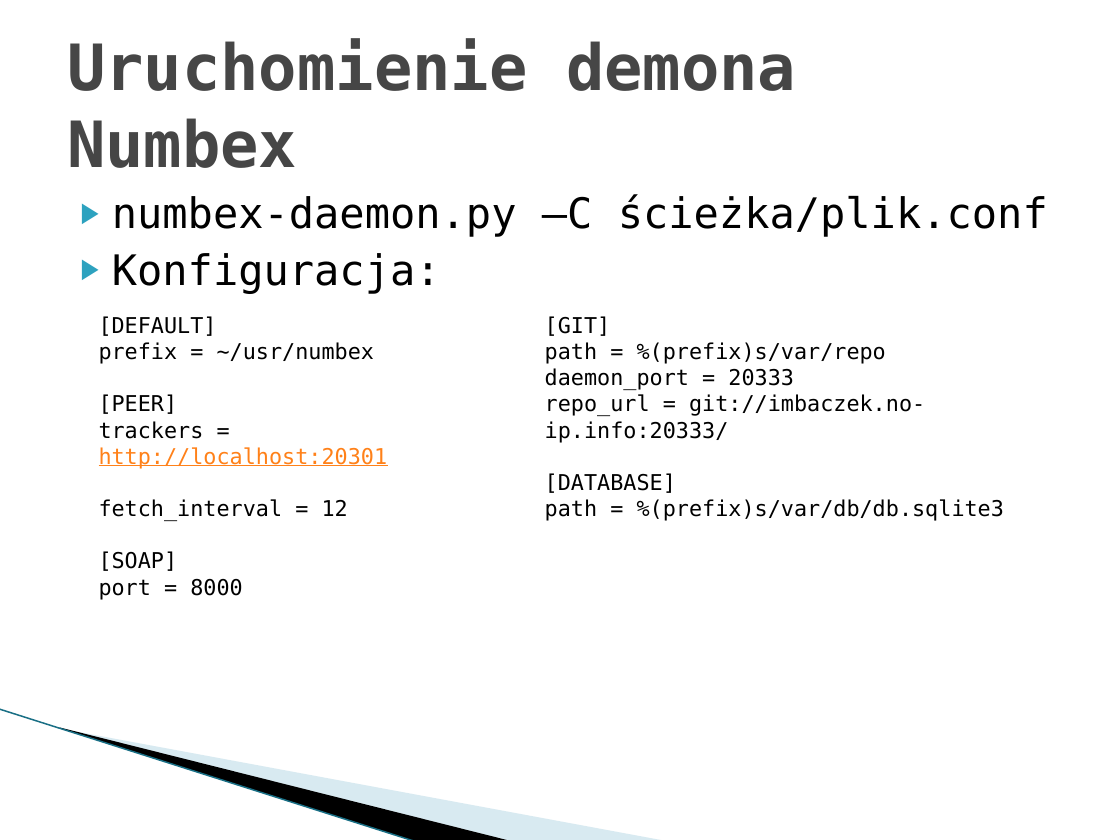
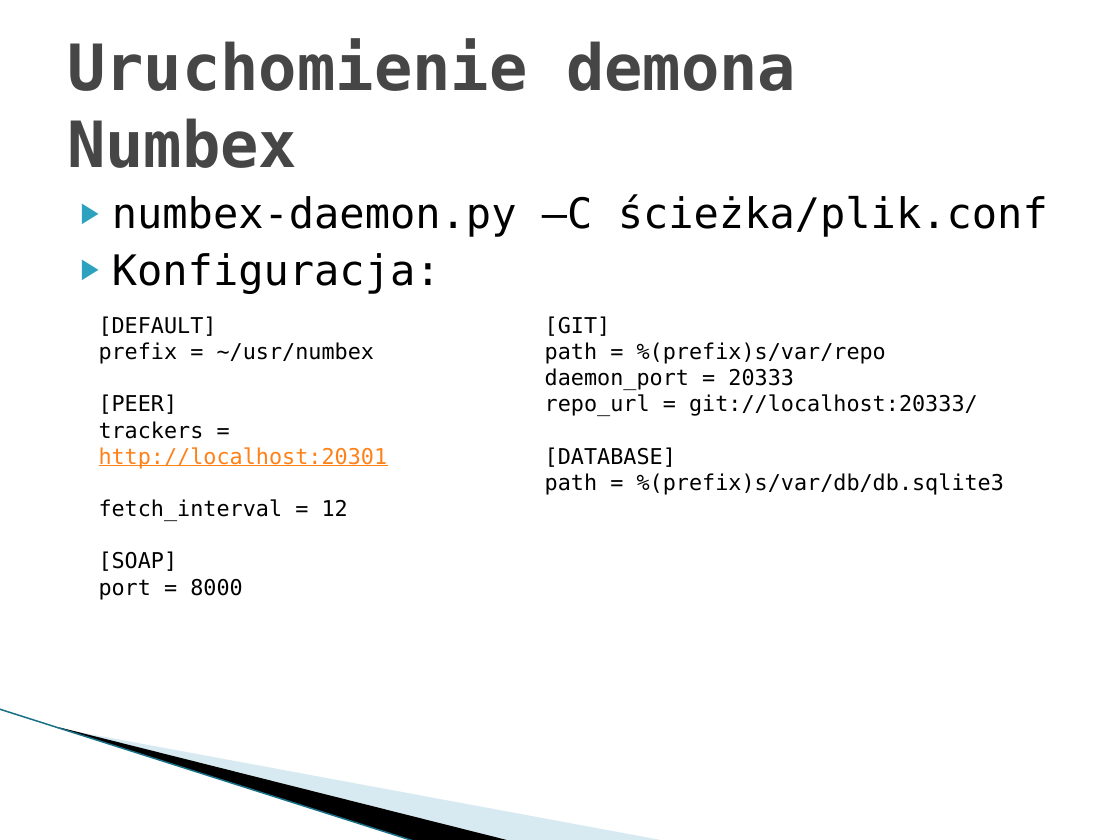
Before and after one commit to imbaczek/numbex, a slide deck: slide 25 of docs/NumbexFinalPresentation.pptx. Drawn at 1120x840 pixels with LibreOffice and Linux fonts; fonts in the diff are those of the drawing; background and template pictures are left out. Boxes give left, top, right and bottom in pixels: in the first picture for what was removed or moved away, otherwise in the second. Text is boxed around its words. In the diff, an @@ line names an element or a change of style, - is before the commit and + after.

```diff
--- a/docs/NumbexFinalPresentation.pptx
+++ b/docs/NumbexFinalPresentation.pptx
@@ text at <box>545,394,978,416</box>: text changed @@
-repo_url = git://imbaczek.no-ip.info:20333/
+repo_url = git://localhost:20333/
```
Also in this commit, not shown: 3 other slides changed, 1 slide added.
